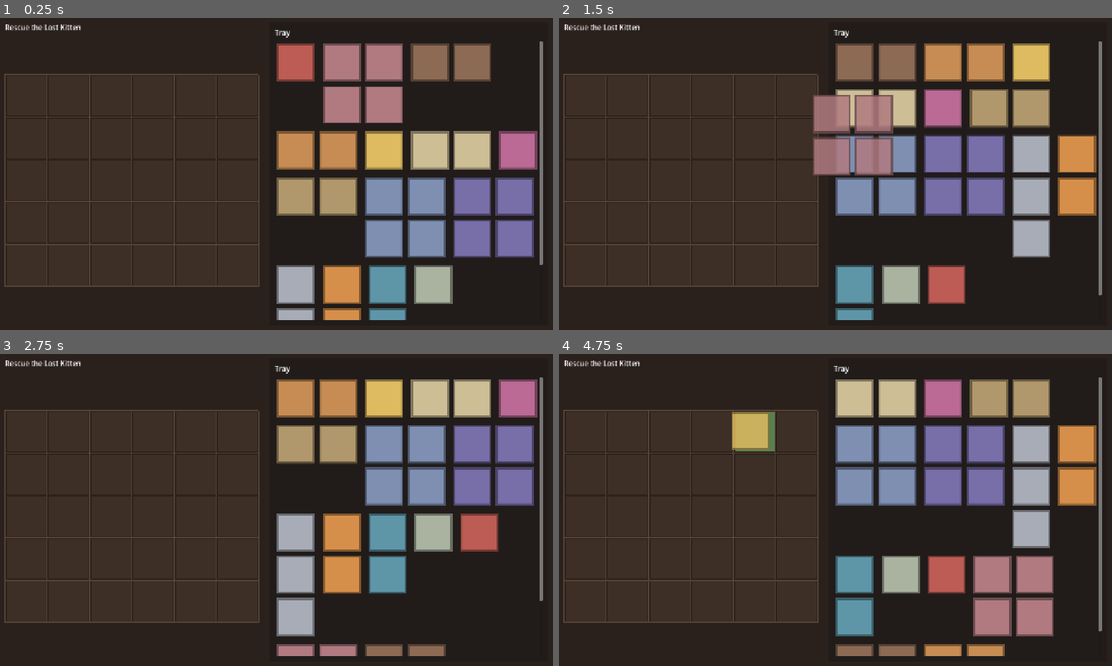
Above: before the commit, frames 1-4 (two rows, left to right).
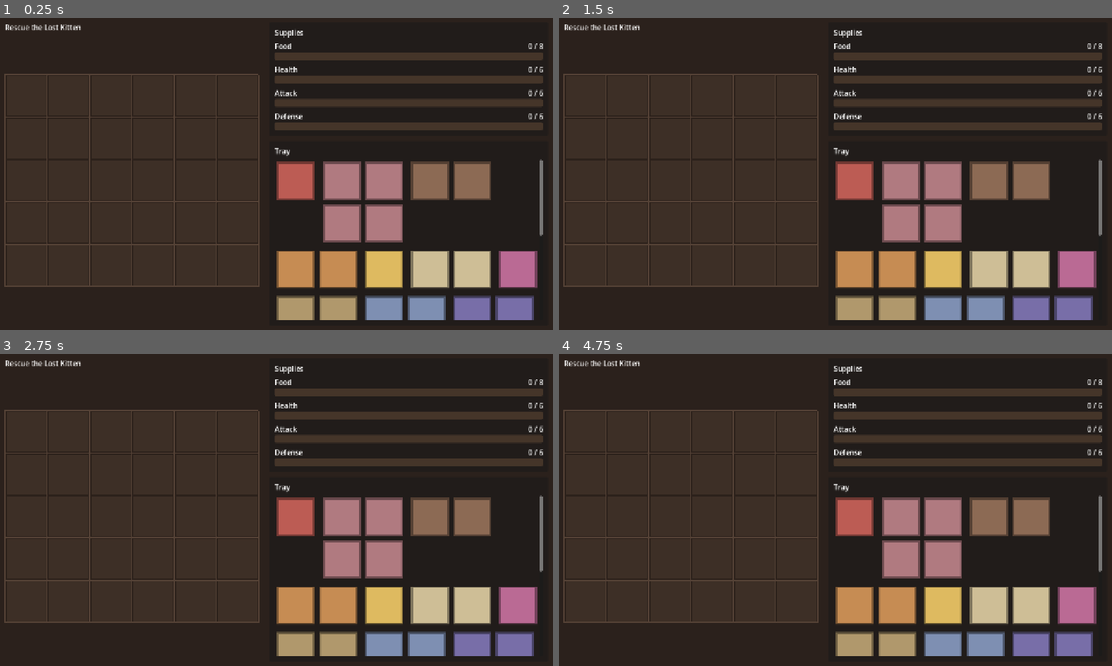
Above: after the commit, the same moments.

Repository: Turhsus/GTMK-Roots-26
Game: Godot game, scene res://scenes/PackingScene.tscn
The game is run twice, just before and just after one commit, with the same random seed, the same clock (stepped at 60 frames per second) and the same inputs.
Inputs (mouse positions are in pixels of both pictures, inside the frame that each line leads up to):
- Up to frame 1 (0.25 s): no input
- Up to frame 2 (1.5 s): tap Enter at 0.5 s; drag from (857, 83) to (890, 105) at 0.52 s; drag from (874, 83) to (807, 236) at 1.27 s
- Up to frame 3 (2.75 s): move the mouse to (315, 397) at 2.02 s; tap R at 2.1 s; click (315, 397) at 2.17 s
- Up to frame 4 (4.75 s): tap Space at 2.75 s; drag from (874, 397) to (664, 463) at 2.77 s; drag from (647, 475) to (863, 510) at 3.52 s; drag from (857, 397) to (752, 432) at 4.27 s

The runs differ from the first frame. In frame 1, 32% of the frame differs, in the area x 49-99%, y 3-97%; in frame 2, 33%; in frame 3, 31%; in frame 4, 34%, in the area x 31-99%, y 3-97%.

Commit message:
Step 4 done, stats

Diff:
--- a/scenes/PackingScene.tscn
+++ b/scenes/PackingScene.tscn
@@ -1,8 +1,9 @@
-[gd_scene load_steps=4 format=3]
+[gd_scene load_steps=5 format=3]
 
 [ext_resource type="Script" path="res://scenes/packing_scene.gd" id="1_packing"]
 [ext_resource type="PackedScene" path="res://scenes/BagGrid.tscn" id="2_grid"]
 [ext_resource type="PackedScene" path="res://scenes/ItemTray.tscn" id="3_tray"]
+[ext_resource type="PackedScene" path="res://scenes/StatsPanel.tscn" id="4_stats"]
 
 [node name="PackingScene" type="Control"]
 layout_mode = 3
@@ -56,10 +57,20 @@
 unique_name_in_owner = true
 layout_mode = 2
 
-[node name="ItemTray" parent="Margin/Columns" instance=ExtResource("3_tray")]
+[node name="SideColumn" type="VBoxContainer" parent="Margin/Columns"]
+layout_mode = 2
+size_flags_horizontal = 3
+theme_override_constants/separation = 12
+
+[node name="StatsPanel" parent="Margin/Columns/SideColumn" instance=ExtResource("4_stats")]
 unique_name_in_owner = true
 layout_mode = 2
-size_flags_horizontal = 3
+size_flags_vertical = 0
+
+[node name="ItemTray" parent="Margin/Columns/SideColumn" instance=ExtResource("3_tray")]
+unique_name_in_owner = true
+layout_mode = 2
+size_flags_vertical = 3
 
 [node name="DragLayer" type="Control" parent="."]
 unique_name_in_owner = true
--- /dev/null
+++ b/scenes/StatsPanel.tscn
@@ -0,0 +1,119 @@
+[gd_scene load_steps=2 format=3]
+
+[ext_resource type="Script" path="res://scenes/stats_panel.gd" id="1_stats"]
+
+[node name="StatsPanel" type="PanelContainer"]
+anchors_preset = 15
+anchor_right = 1.0
+anchor_bottom = 1.0
+grow_horizontal = 2
+grow_vertical = 2
+script = ExtResource("1_stats")
+
+[node name="Margin" type="MarginContainer" parent="."]
+layout_mode = 2
+theme_override_constants/margin_left = 12
+theme_override_constants/margin_top = 12
+theme_override_constants/margin_right = 12
+theme_override_constants/margin_bottom = 12
+
+[node name="Layout" type="VBoxContainer" parent="Margin"]
+layout_mode = 2
+theme_override_constants/separation = 8
+
+[node name="Title" type="Label" parent="Margin/Layout"]
+layout_mode = 2
+text = "Supplies"
+
+[node name="Rows" type="VBoxContainer" parent="Margin/Layout"]
+unique_name_in_owner = true
+layout_mode = 2
+theme_override_constants/separation = 10
+
+[node name="Food" type="VBoxContainer" parent="Margin/Layout/Rows"]
+layout_mode = 2
+theme_override_constants/separation = 2
+
+[node name="Header" type="HBoxContainer" parent="Margin/Layout/Rows/Food"]
+layout_mode = 2
+
+[node name="Name" type="Label" parent="Margin/Layout/Rows/Food/Header"]
+layout_mode = 2
+size_flags_horizontal = 3
+text = "Food"
+
+[node name="Value" type="Label" parent="Margin/Layout/Rows/Food/Header"]
+layout_mode = 2
+text = "0 / 0"
+horizontal_alignment = 2
+
+[node name="Bar" type="ProgressBar" parent="Margin/Layout/Rows/Food"]
+custom_minimum_size = Vector2(0, 18)
+layout_mode = 2
+show_percentage = false
+
+[node name="Health" type="VBoxContainer" parent="Margin/Layout/Rows"]
+layout_mode = 2
+theme_override_constants/separation = 2
+
+[node name="Header" type="HBoxContainer" parent="Margin/Layout/Rows/Health"]
+layout_mode = 2
+
+[node name="Name" type="Label" parent="Margin/Layout/Rows/Health/Header"]
+layout_mode = 2
+size_flags_horizontal = 3
+text = "Health"
+
+[node name="Value" type="Label" parent="Margin/Layout/Rows/Health/Header"]
+layout_mode = 2
+text = "0 / 0"
+horizontal_alignment = 2
+
+[node name="Bar" type="ProgressBar" parent="Margin/Layout/Rows/Health"]
+custom_minimum_size = Vector2(0, 18)
+layout_mode = 2
+show_percentage = false
+
+[node name="Attack" type="VBoxContainer" parent="Margin/Layout/Rows"]
+layout_mode = 2
+theme_override_constants/separation = 2
+
+[node name="Header" type="HBoxContainer" parent="Margin/Layout/Rows/Attack"]
+layout_mode = 2
+
+[node name="Name" type="Label" parent="Margin/Layout/Rows/Attack/Header"]
+layout_mode = 2
+size_flags_horizontal = 3
+text = "Attack"
+
+[node name="Value" type="Label" parent="Margin/Layout/Rows/Attack/Header"]
+layout_mode = 2
+text = "0 / 0"
+horizontal_alignment = 2
+
+[node name="Bar" type="ProgressBar" parent="Margin/Layout/Rows/Attack"]
+custom_minimum_size = Vector2(0, 18)
+layout_mode = 2
+show_percentage = false
+
+[node name="Defense" type="VBoxContainer" parent="Margin/Layout/Rows"]
+layout_mode = 2
+theme_override_constants/separation = 2
+
+[node name="Header" type="HBoxContainer" parent="Margin/Layout/Rows/Defense"]
+layout_mode = 2
+
+[node name="Name" type="Label" parent="Margin/Layout/Rows/Defense/Header"]
+layout_mode = 2
+size_flags_horizontal = 3
+text = "Defense"
+
+[node name="Value" type="Label" parent="Margin/Layout/Rows/Defense/Header"]
+layout_mode = 2
+text = "0 / 0"
+horizontal_alignment = 2
+
+[node name="Bar" type="ProgressBar" parent="Margin/Layout/Rows/Defense"]
+custom_minimum_size = Vector2(0, 18)
+layout_mode = 2
+show_percentage = false
--- /dev/null
+++ b/scenes/stats_panel.gd
@@ -0,0 +1,88 @@
+class_name StatsPanel
+extends PanelContainer
+
+## Four live bars — Food, Health, Attack, Defense — filling toward the quest's
+## targets. It reads GameState and nothing else: the bag never talks to it, so a
+## stat change from any source (drop, pick-up, "Pack again") lands here for free.
+##
+## One row per GameState.STAT_KEYS entry, authored in the scene and named after
+## the stat. Bar colors are built in code so a row is just Label + ProgressBar.
+
+## Seconds for a bar to slide to its new fill.
+const FILL_TIME := 0.25
+
+@export var under_color := Color("c08040")
+@export var met_color := Color("7aa356")
+## Light enough to stay visible against the panel — an empty bar still has to
+## read as a bar.
+@export var track_color := Color("453529")
+
+@onready var rows: VBoxContainer = %Rows
+
+## Stat key -> { bar: ProgressBar, value: Label, fill: StyleBoxFlat, tween: Tween }.
+var _rows: Dictionary = {}
+
+
+func _ready() -> void:
+	for key in GameState.STAT_KEYS:
+		var row := rows.get_node_or_null(NodePath(key.capitalize()))
+		if row == null:
+			push_warning("StatsPanel: no row for stat '%s'" % key)
+			continue
+		var bar: ProgressBar = row.get_node("Bar")
+		_rows[key] = {
+			"bar": bar,
+			"value": row.get_node("Header/Value") as Label,
+			"fill": _style_bar(bar),
+			"tween": null,
+		}
+	GameState.stats_changed.connect(_on_stats_changed)
+	_apply(GameState.stats, GameState.get_targets(), false)
+
+
+func _on_stats_changed(stats: Dictionary, targets: Dictionary) -> void:
+	_apply(stats, targets, true)
+
+
+func _apply(stats: Dictionary, targets: Dictionary, animate: bool) -> void:
+	for key in _rows:
+		var row: Dictionary = _rows[key]
+		var bar: ProgressBar = row["bar"]
+		var value := int(stats.get(key, 0))
+		var target := int(targets.get(key, 0))
+		# A target of 0 would make every fill a division by zero; the bar still
+		# has to read as full, so treat it as a 1-point goal.
+		bar.max_value = maxi(target, 1)
+		# The number tells the whole truth (over target, or negative); the bar
+		# only ever draws between empty and full.
+		(row["value"] as Label).text = "%d / %d" % [value, target]
+		var fill := clampf(value, 0.0, bar.max_value)
+		var color: Color = met_color if value >= target else under_color
+		var stylebox: StyleBoxFlat = row["fill"]
+
+		if row["tween"] != null and (row["tween"] as Tween).is_valid():
+			(row["tween"] as Tween).kill()
+			row["tween"] = null
+		if not animate:
+			bar.value = fill
+			stylebox.bg_color = color
+			continue
+		var tween := create_tween().set_parallel(true)
+		tween.set_trans(Tween.TRANS_CUBIC).set_ease(Tween.EASE_OUT)
+		tween.tween_property(bar, "value", fill, FILL_TIME)
+		tween.tween_property(stylebox, "bg_color", color, FILL_TIME)
+		row["tween"] = tween
+
+
+## Gives the bar its track and fill boxes and hands back the fill, which is the
+## one the tween recolors as a stat crosses its target.
+func _style_bar(bar: ProgressBar) -> StyleBoxFlat:
+	var track := StyleBoxFlat.new()
+	track.bg_color = track_color
+	track.set_corner_radius_all(4)
+	var fill := StyleBoxFlat.new()
+	fill.bg_color = under_color
+	fill.set_corner_radius_all(4)
+	bar.add_theme_stylebox_override("background", track)
+	bar.add_theme_stylebox_override("fill", fill)
+	return fill
--- a/tools/test_packing.gd
+++ b/tools/test_packing.gd
@@ -44,6 +44,17 @@
 	check(not bag.is_cell_free(Vector2i(0, 0)), "cell (0,0) is now taken")
 	check(not bag.can_place(sword.get_shape(), Vector2i(0, 0)), "collision blocks a second item there")
 
+	# --- stats ---
+	var stats_panel = scene.get_node("%StatsPanel")
+	check(GameState.stats["attack"] == sword.item.attack,
+		"packing the sword sets attack to its contribution (%d)" % sword.item.attack)
+	var attack_row: Dictionary = stats_panel._rows["attack"]
+	check((attack_row["value"] as Label).text ==
+			"%d / %d" % [sword.item.attack, GameState.get_targets()["attack"]],
+		"the attack row reads current / target, got '%s'" % (attack_row["value"] as Label).text)
+	check((attack_row["bar"] as ProgressBar).max_value == GameState.get_targets()["attack"],
+		"a bar's full mark is the quest target")
+
 	# --- snapping math ---
 	check(bag.snap_to_cell(Vector2(200.0, 40.0)) == Vector2i(2, 0),
 		"a point 8 px past cell 2 still snaps to cell 2")
@@ -81,6 +92,13 @@
 	scene._end_drag(true)
 	check(sword.get_parent() == tray.item_container, "an invalid drop returns to the tray")
 	check(sword.rotation_steps == 0, "returning to the tray resets rotation")
+	check(GameState.stats["attack"] == 0, "un-packing takes the stat back off")
+
+	# --- pack again ---
+	GameState.reset_packing()
+	check(GameState.packed_items.is_empty(), "reset_packing empties the bag")
+	for key in GameState.STAT_KEYS:
+		check(GameState.stats[key] == 0, "reset zeroes %s" % key)
 
 	if failures == 0:
 		print("ALL PASS")
Not shown, added: scenes/stats_panel.gd.uid
